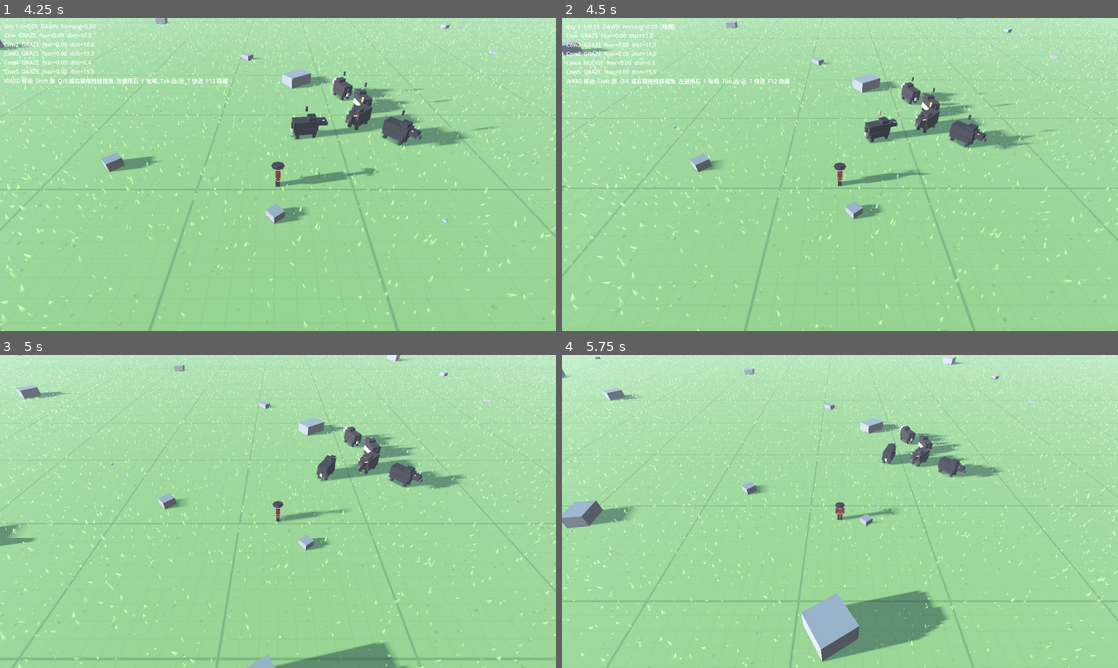
Above: before the commit, frames 1-4 (two rows, left to right).
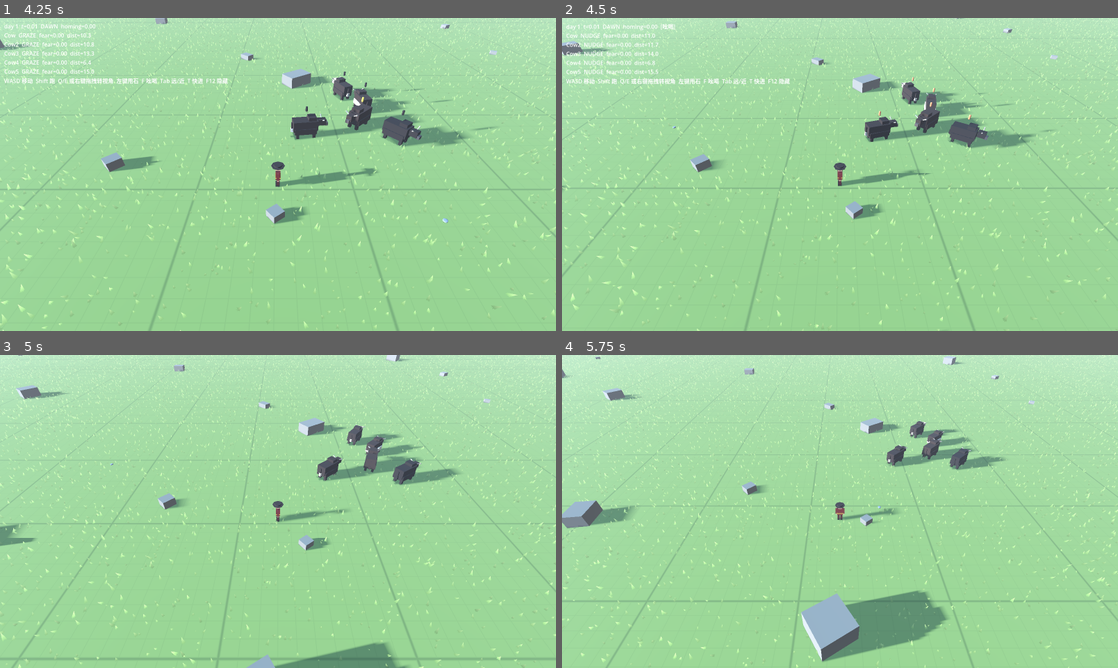
Above: after the commit, the same moments.

Repository: hui-chuan/Herding-Journey
Game: Godot game, scene res://scenes/m1_sandbox.tscn
Same seed, same stepped clock (60 frames per second), same inputs: the game is played once before the commit and once after it.
Inputs (mouse positions are in pixels of both pictures, inside the frame that each line leads up to):
- Up to frame 1 (4.25 s): move the mouse to (400, 158) at 0.52 s; hold D (move_right) 0.53-1.28 s; hold Shift (run) 0.53-1.28 s; move the mouse to (166, 190) at 1.27 s; hold S (move_back) 1.28-2.03 s; right-click (166, 190) at 1.35 s; tap Shift (run) at 1.55, 3.05 s; move the mouse to (333, 105) at 2.02 s; hold D (move_right) 2.03-2.78 s; hold Shift (run) 2.03-2.78 s; tap Q (camera_left) at 2.1 s; move the mouse to (250, 237) at 2.77 s; hold W (move_forward) 2.78-3.53 s; tap E (camera_right) at 2.85 s; move the mouse to (444, 221) at 3.52 s; hold A (move_left) from 3.53 s (still down); hold Shift (run) from 3.53 s (still down); tap Tab (camera_zoom_toggle) at 3.6 s; tap T (debug_time_fast) at 4.15 s
- Up to frame 2 (4.5 s): keep holding A (move_left); move the mouse to (673, 127) at 4.27 s; release Shift (run) at 4.28 s; tap F (drive_toggle) at 4.35 s
- Up to frame 3 (5 s): keep holding A (move_left); tap Shift (run) at 4.55 s; tap F1 (debug_toggle) at 4.9 s
- Up to frame 4 (5.75 s): move the mouse to (867, 511) at 5.02 s; release A (move_left) at 5.03 s; hold S (move_back) from 5.03 s (still down); hold Shift (run) from 5.03 s (still down)

Frame 1 is identical in both runs. In frame 2, 0.8% of the frame differs, in the area x 3-85%, y 4-42%; in frame 3, 1.3%; in frame 4, 1.8%, in the area x 57-80%, y 20-40%.

Commit message:
Drive propagates through the herd: direction player->centroid, linked cows move together keeping formation; --test-drive flag
Co-Authored-By: Claude Fable 5.1 <noreply@anthropic.com>

Diff:
--- a/scripts/debug/debug_overlay.gd
+++ b/scripts/debug/debug_overlay.gd
@@ -8,6 +8,7 @@
 var _log_positions: bool = false
 var _log_timer: float = 0.0
 var _test_sling: bool = false
+var _test_drive: bool = false
 var _test_sling_timer: float = 3.0
 var _settlement_text: String = ""
 
@@ -16,6 +17,8 @@
 	for a in OS.get_cmdline_user_args():
 		if a.begins_with("--time="):
 			Clock.time_of_day = float(a.trim_prefix("--time="))
+		if a == "--test-drive":
+			_test_drive = true
 		if a == "--test-sling":
 			_test_sling = true
 		if a == "--log-positions":
@@ -26,6 +29,20 @@
 			_shot_path = a.trim_prefix("--screenshot=")
 
 func _process(delta: float) -> void:
+	if _test_drive:
+		# 玩家站在群的南侧 6 m 处持续吆喝并跟着走。
+		var p := get_tree().get_first_node_in_group("player") as CharacterBody3D
+		var sum := Vector3.ZERO
+		var n := 0
+		for cow in get_tree().get_nodes_in_group("cows"):
+			sum += cow.global_position
+			n += 1
+		if p and n > 0:
+			p.set("driving", true)
+			var c := sum / n
+			var want := c + Vector3(0, 0, 6.0)
+			want.y = p.global_position.y
+			p.global_position = p.global_position.lerp(want, 1.5 * delta)
 	if _test_sling:
 		_test_sling_timer -= delta
 		if _test_sling_timer <= 0.0:
--- a/scripts/herd/cow.gd
+++ b/scripts/herd/cow.gd
@@ -66,6 +66,8 @@
 @export var drive_radius: float = 8.0
 @export var drive_nudge_distance: float = 4.0
 @export var drive_fear_per_sec: float = 0.08
+## 吆喝按群传递：被压到的牛把"向前走"传给这个半径内的同伴，队形整体前移。
+@export var drive_link_radius: float = 14.0
 
 var state: State = State.GRAZE
 var fear: float = 0.0
@@ -284,12 +286,14 @@
 		return
 	var driving: bool = _player.get("driving") == true
 	if driving and d <= drive_radius:
-		# 吆喝：平静的牛小跑背离玩家，惊吓缓慢累积（久了会真的惊跑）。
+		# 吆喝：被压到的牛累积少量惊吓（久了会真的惊跑），并带动整群沿同一方向前移。
 		var falloff := 1.0 - d / drive_radius
 		add_fear(drive_fear_per_sec * falloff * delta, _player.global_position)
-		if state != State.FLEE and state != State.NUDGE and fear < fear_threshold * boldness:
-			_nudge_target = global_position + away.normalized() * drive_nudge_distance
-			_enter(State.NUDGE)
+		var dir := _drive_direction(away.normalized())
+		for node in get_tree().get_nodes_in_group("cows"):
+			var other := node as Cow
+			if other != null and _flat_distance_to(other.global_position) <= drive_link_radius:
+				other.receive_drive(dir)
 		return
 	if d > pressure_radius:
 		return
@@ -307,6 +311,29 @@
 	fear = minf(1.0, fear + amount)
 	_threat_pos = threat_pos
 	_has_threat = true
+
+## 驱赶方向：玩家指向群体质心。从后面赶，群就往前走；贴得太近退化为背离玩家。
+func _drive_direction(fallback: Vector3) -> Vector3:
+	var sum := Vector3.ZERO
+	var n := 0
+	for node in get_tree().get_nodes_in_group("cows"):
+		sum += (node as Node3D).global_position
+		n += 1
+	if n == 0:
+		return fallback
+	var dir := sum / n - _player.global_position
+	dir.y = 0.0
+	return dir.normalized() if dir.length() > 1.0 else fallback
+
+## 接收群体驱赶：沿给定方向走一段，已在走则只刷新目标，队形不变。
+func receive_drive(dir: Vector3) -> void:
+	if state == State.FLEE:
+		return
+	_nudge_target = global_position + dir * drive_nudge_distance
+	if state == State.NUDGE:
+		_state_time_left = 4.0
+	else:
+		_enter(State.NUDGE)
 
 ## 乌尔朵落地（BEHAVIOR §6.2）。推力与惊吓随距离衰减。
 func apply_sling_impact(point: Vector3, radius: float, push: float, fear_amount: float) -> void:
